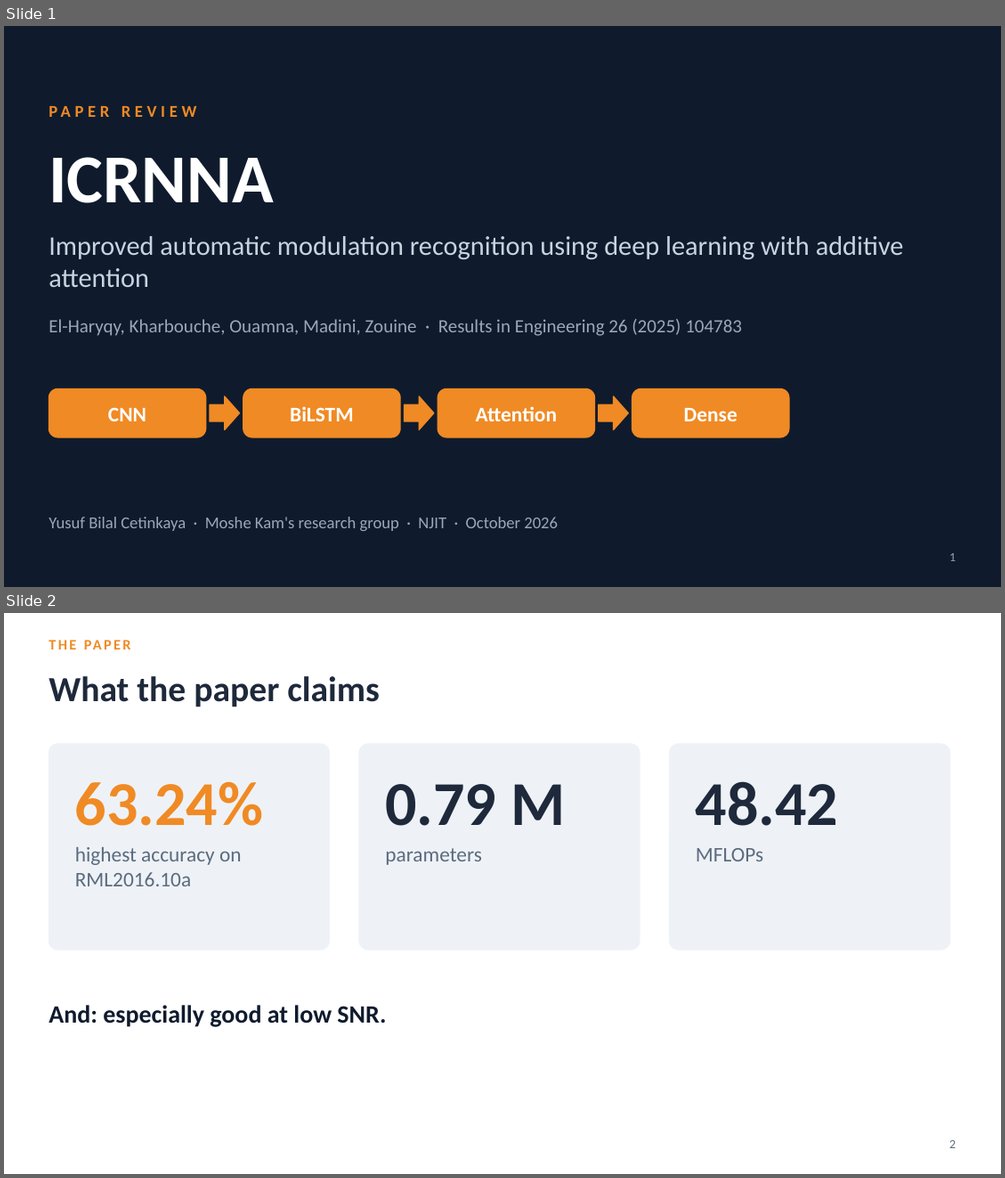
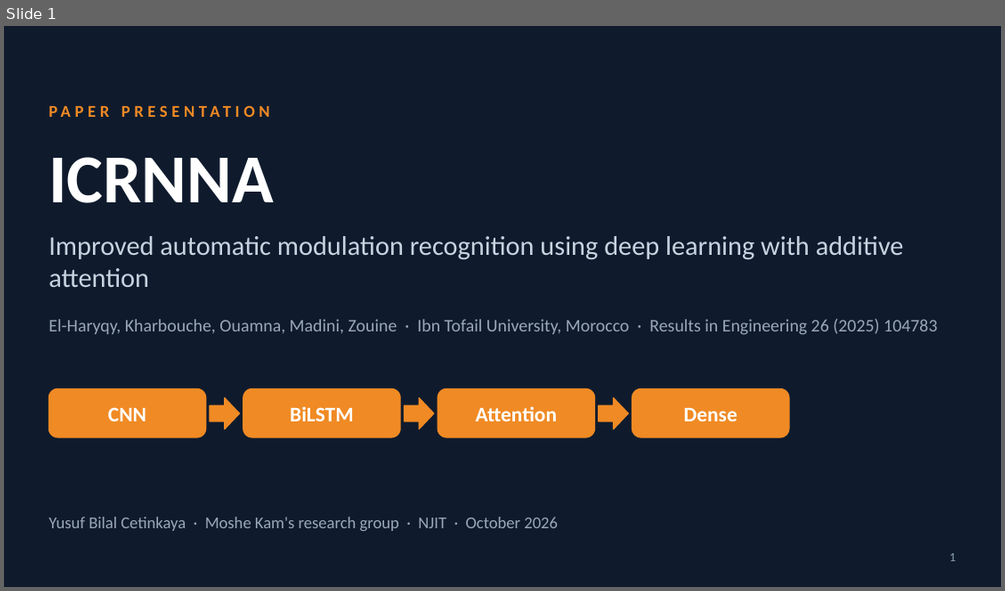
Before and after one commit to YusufBilo78/amc, a slide deck: deck/moshe_paper_icrnna.pptx. Shown one above the other, each under a label of ours: slides 1 and 2 before the commit, slide 1 after it. The pictures are 1005x1178 and 1005x591 pixels, drawn with LibreOffice and Linux fonts; fonts in the diff are those of the drawing. Boxes give left, top, right and bottom in pixels: in the first picture for what was removed or moved away, otherwise in the second. Text is boxed around its words. In the diff, an @@ line names an element or a change of style, - is before the commit and + after.

```diff
--- a/deck/moshe_paper_icrnna.pptx
+++ b/deck/moshe_paper_icrnna.pptx
@@ slide 2 removed at (4, 613, 1001, 1174), background #FFFFFF @@
@@ text removed at (48, 635, 647, 662) @@
-THE PAPER
@@ text removed at (48, 676, 380, 707) @@
-What the paper claims
@@ rounded rectangle removed at (48, 744, 329, 949) @@
@@ rounded rectangle removed at (359, 744, 639, 949) @@
@@ rounded rectangle removed at (670, 744, 950, 949) @@
@@ text removed at (75, 781, 263, 826) @@
-63.24%
@@ text removed at (385, 784, 565, 826) @@
-0.79 M
@@ text removed at (696, 781, 838, 826) @@
-48.42
@@ text removed at (75, 847, 242, 886) @@
-highest accuracy on RML2016.10a
@@ text removed at (385, 848, 482, 865) @@
-parameters
@@ text removed at (696, 848, 763, 861) @@
-MFLOPs
@@ text removed at (48, 1005, 386, 1027) @@
-And: especially good at low SNR.
@@ text removed at (949, 1140, 955, 1148) @@
-2
@@ slide 1 changed as well @@
@@ text at (48, 101, 498, 131): text changed @@
-PAPER REVIEW
+PAPER PRESENTATION
@@ text at (48, 319, 937, 335): text changed; size 18 to 17 pt @@
-El-Haryqy, Kharbouche, Ouamna, Madini, Zouine · Results in Engineering 26 (2025) 104783
+El-Haryqy, Kharbouche, Ouamna, Madini, Zouine · Ibn Tofail University, Morocco · Results in Engineering 26 (2025) 104783
```
Also in this commit, not shown: 10 other slides changed, 9 slides added, 4 other slides removed, 6 other files.
